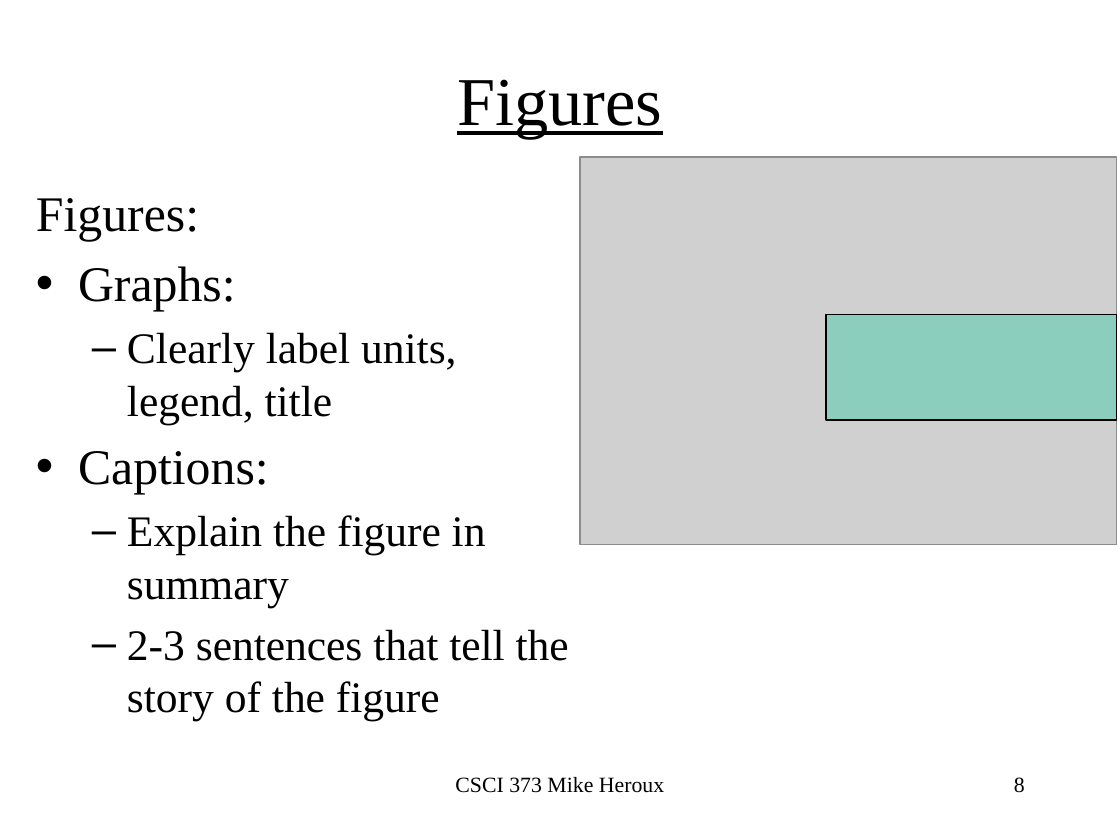
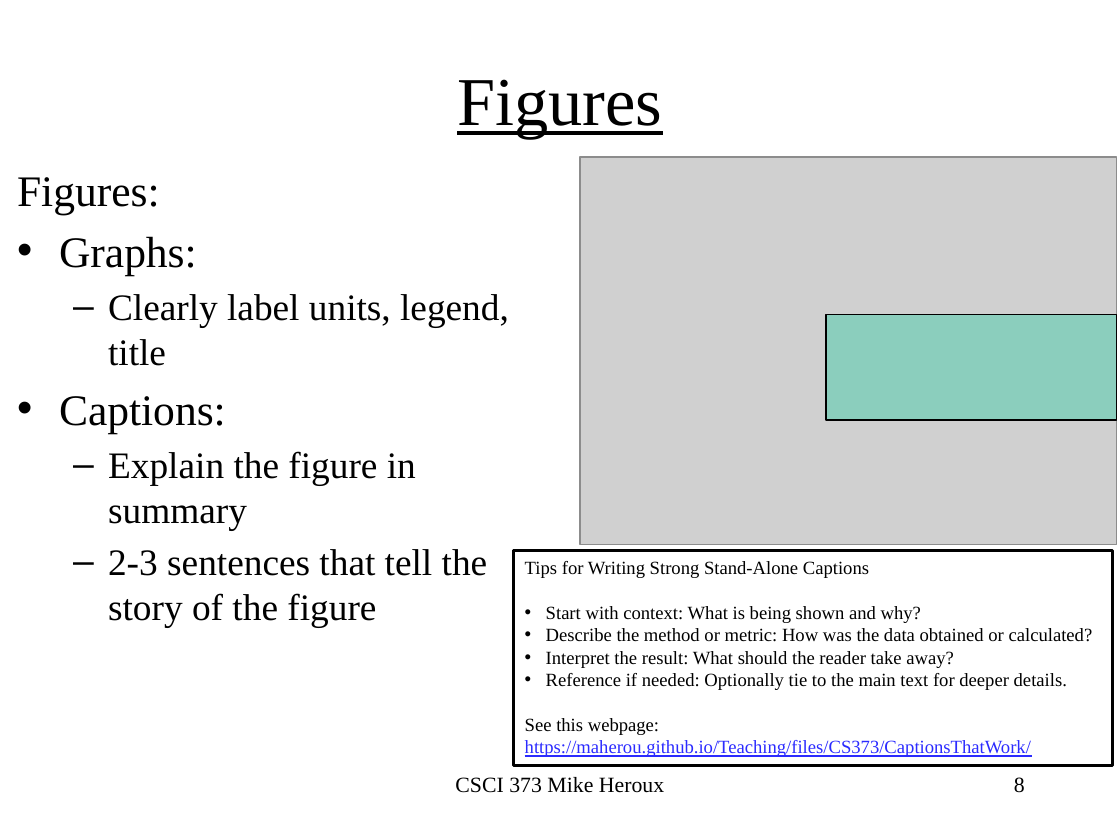
Before and after one commit to maherou/Teaching, a slide deck: slide 8 of files/CS373/TechWritingSpeaking2.0.pptx. Drawn at 1120x840 pixels with LibreOffice and Linux fonts; fonts in the diff are those of the drawing; grey boxes stand for pictures. Boxes give left, top, right and bottom in pixels: in the first picture for what was removed or moved away, otherwise in the second. Text is boxed around its words. In the diff, an @@ line names an element or a change of style, - is before the commit and + after.

```diff
--- a/files/CS373/TechWritingSpeaking2.0.pptx
+++ b/files/CS373/TechWritingSpeaking2.0.pptx
@@ text "Figures:": place and size @@
-text "Figures:" at (36, 198, 569, 721)
+text "Figures:" at (17, 177, 509, 627)
@@ text "Figures:" at (17, 177, 509, 627): size 32 to 28 pt in "Figures:", "Graphs:", "Captions:"; size 28 to 24 pt in "Clearly label units, legend, title", "Explain the figure in summary", "2-3 sentences that tell the story of ..." @@
@@ rectangle added at (514, 550, 1113, 765), fill #FFFFFF, outline #000000 2 pt, 12 pt, text #000000 @@
+Tips for Writing Strong Stand-Alone Captions
+• Start with context: What is being shown and why?
+• Describe the method or metric: How was the data obtained or calculated?
+• Interpret the result: What should the reader take away?
+• Reference if needed: Optionally tie to the main text for deeper details.
+See this webpage:
+https://maherou.github.io/Teaching/files/CS373/CaptionsThatWork/
```
Also in this commit, not shown: 1 other slide changed, 1 other file.
